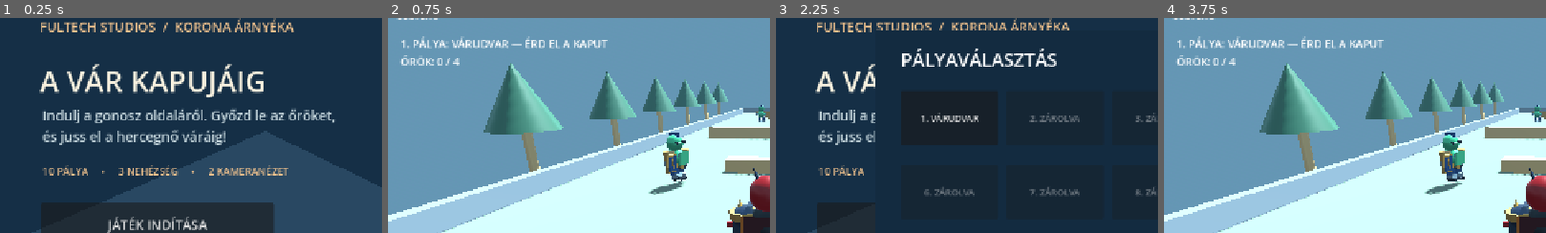
Above: before the commit, frames 1-4 (left to right).
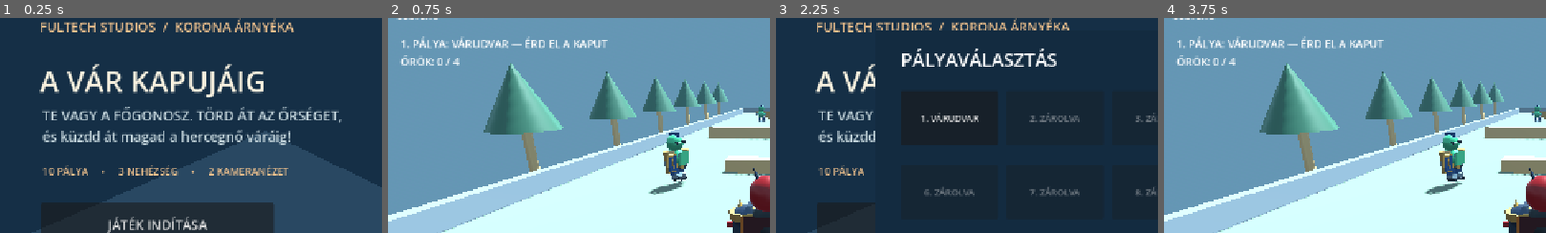
Above: after the commit, the same moments.

Repository: fuloplevente1998/reverse-supermario
Game: Godot game, scene res://scenes/title.tscn
Two runs of this game, one before a commit and one after it. Both use one fixed random seed, a clock stepped at 60 frames per second and the inputs below.
Inputs:
- Up to frame 1 (0.25 s): no input
- Up to frame 2 (0.75 s): click "JÁTÉK INDÍTÁSA" at 0.5 s
- Up to frame 3 (2.25 s): click "FŐMENÜ" at 1.25 s; click "PÁLYAVÁLASZTÁS" at 2 s
- Up to frame 4 (3.75 s): click "NEHÉZSÉG: NORMÁL" at 2.75 s; click "1. VÁRUDVAR" at 3.5 s
The pictures show only the part of the screen within x 0-50%, y 7-57%; the shares and areas given below are measured in that part.

The runs differ from the first frame. In frame 1, 4.3% of the frame differs, in the area x 11-90%, y 41-60%; in frame 2, nothing differs; in frame 3, 0.8%; in frame 4, nothing differs.

Commit message:
story: emphasize villain-led fortress assault in start screen

Diff:
--- a/scripts/title.gd
+++ b/scripts/title.gd
@@ -31,7 +31,7 @@
 func _build_menu() -> void:
     _label("FULTECH STUDIOS  /  KORONA ÁRNYÉKA", Vector2(70, 47), 22, Color("#f1c28d"))
     _label("A VÁR KAPUJÁIG", Vector2(70, 119), 49, Color("#f8f1df"))
-    _label("Indulj a gonosz oldaláról. Győzd le az őröket,\nés juss el a hercegnő váráig!", Vector2(74, 195), 23, Color("#c8d9df"))
+    _label("TE VAGY A FŐGONOSZ. TÖRD ÁT AZ ŐRSÉGET,\nés küzdd át magad a hercegnő váráig!", Vector2(74, 195), 23, Color("#c8d9df"))
     _label("10 PÁLYA     •     3 NEHÉZSÉG     •     2 KAMERANÉZET", Vector2(74, 292), 17, Color("#f1c28d"))
     var play_text := "FOLYTATÁS — %d. PÁLYA" % unlocked_stage if unlocked_stage > 1 else "JÁTÉK INDÍTÁSA"
     _button(play_text, Vector2(72, 358), Vector2(390, 72), _start)
